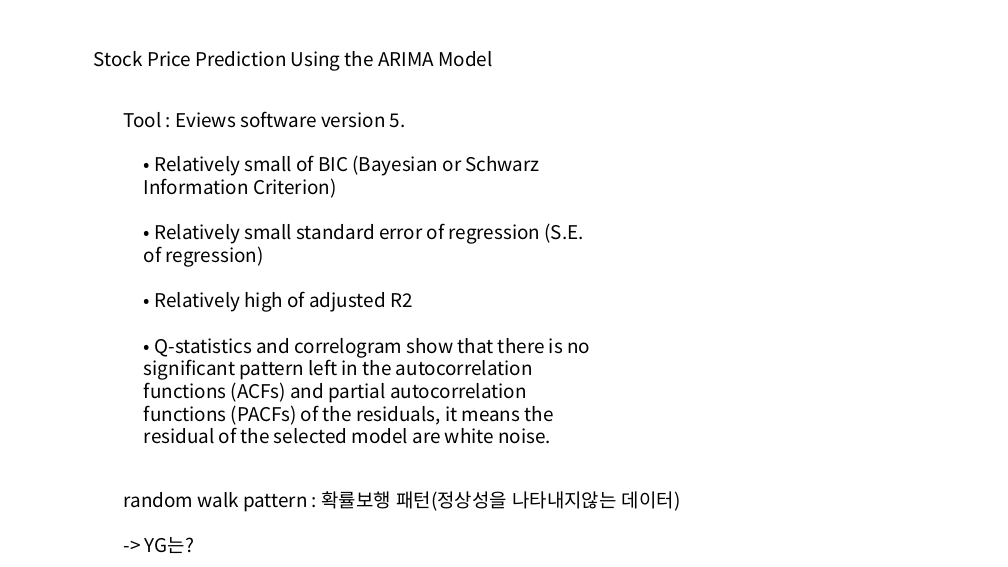
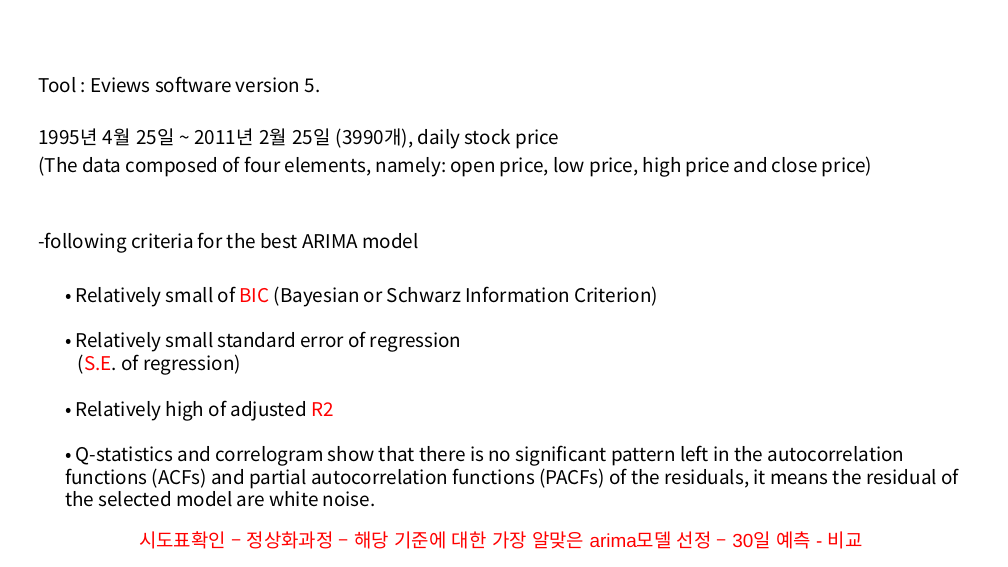
Before and after one commit to ejihoon6065/Project_TurnAround, a slide deck: slide 4 of YG엔터주분석/멘토님미팅발표자료/관련논문조사_4주차.pptx (slide 2 before the commit). Drawn at 1008x567 pixels with LibreOffice and Linux fonts; fonts in the diff are those of the drawing. Boxes give left, top, right and bottom in pixels: in the first picture for what was removed or moved away, otherwise in the second. Text is boxed around its words. In the diff, an @@ line names an element or a change of style, - is before the commit and + after.

```diff
--- a/YG엔터주분석/멘토님미팅발표자료/관련논문조사_4주차.pptx
+++ b/YG엔터주분석/멘토님미팅발표자료/관련논문조사_4주차.pptx
@@ text removed at (94,51,492,71) @@
-Stock Price Prediction Using the ARIMA Model
@@ text "Tool : Eviews software version ...": place and size @@
-text "Tool : Eviews software version ..." at (124,111,406,128)
+text "Tool : Eviews software version ..." at (38,76,321,93)
@@ text added at (38,128,560,149), 18 pt, text #000000 @@
+1995년 4월 25일 ~ 2011년 2월 25일 (3990개), daily stock price
@@ text added at (38,156,872,177), 18 pt, text #000000 @@
+(The data composed of four elements, namely: open price, low price, high price and close price)
@@ text added at (38,232,418,253), 18 pt, text #000000 @@
+-following criteria for the best ARIMA model
@@ text "• Relatively small of BIC ...": place and size @@
-text "• Relatively small of BIC ..." at (144,155,590,444)
+text "• Relatively small of BIC ..." at (65,286,959,507)
@@ text at (76,286,658,375): text changed @@
-• Relatively small of BIC (Bayesian or Schwarz
-Information Criterion)
-• Relatively small standard error of regression (S.E.
-of regression)
+• Relatively small of BIC (Bayesian or Schwarz Information Criterion)
+• Relatively small standard error of regression
+(S.E. of regression)
@@ text at (76,400,333,421): text colour #000000 to #FF0000 in "R2" @@
@@ text at (65,445,959,507): text changed @@
-• Q-statistics and correlogram show that there is no
-significant pattern left in the autocorrelation
-functions (ACFs) and partial autocorrelation
-functions (PACFs) of the residuals, it means the
-residual of the selected model are white noise.
+• Q-statistics and correlogram show that there is no significant pattern left in the autocorrelation
+functions (ACFs) and partial autocorrelation functions (PACFs) of the residuals, it means the residual of the selected model are white noise.
@@ text removed at (124,491,681,553) @@
-random walk pattern : 확률보행 패턴(정상성을 나타내지않는 데이터)
--> YG는?
@@ text added at (139,531,863,549), 18 pt, text #FF0000 @@
+시도표확인 – 정상화과정 – 해당 기준에 대한 가장 알맞은 arima모델 선정 – 30일 예측 - 비교
```
Also in this commit, not shown: 7 other slides changed, 12 slides added, 5 slides removed, 10 other files.
